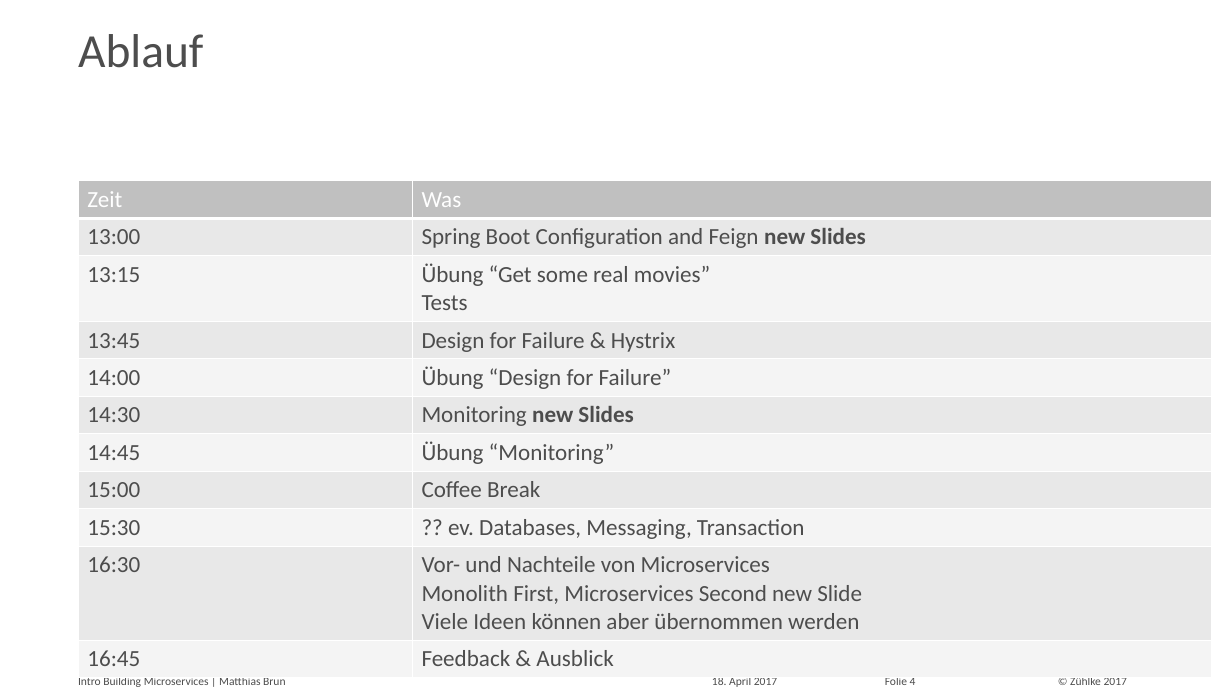
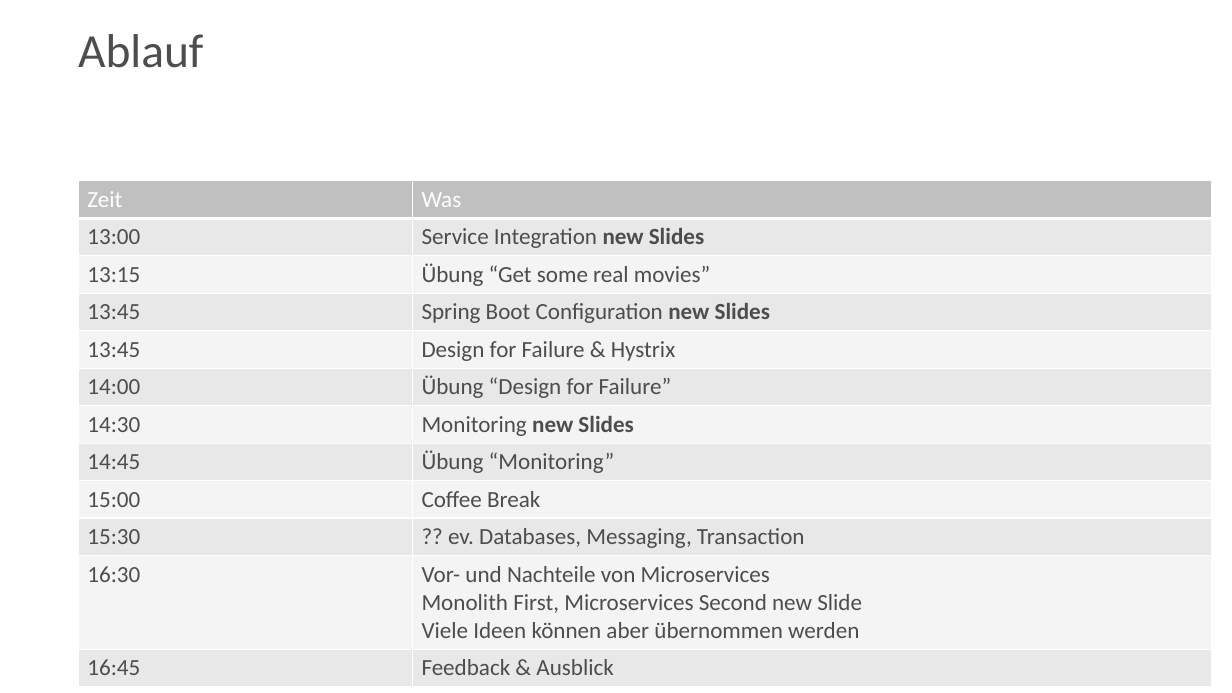
Before and after one commit to mat1/building-microservices, a slide deck: slide 4 of slides/Intro.pptx. Drawn at 1232x693 pixels with LibreOffice and Linux fonts; fonts in the diff are those of the drawing. Boxes give left, top, right and bottom in pixels: in the first picture for what was removed or moved away, otherwise in the second. Text is boxed around its words. In the diff, an @@ line names an element or a change of style, - is before the commit and + after.

```diff
--- a/slides/Intro.pptx
+++ b/slides/Intro.pptx
@@ table at [79, 181, 1213, 686] @@
-row 2: 13:00 | Spring Boot Configuration and Feign new Slides
-row 3: 13:15 | Übung “Get some real movies” / Tests
+row 2: 13:00 | Service Integration new Slides
+row 3: 13:15 | Übung “Get some real movies”
+row 4: 13:45 | Spring Boot Configuration new Slides
@@ text removed at [712, 678, 777, 687] @@
-18. April 2017
@@ page number removed at [885, 678, 916, 685] @@
-Folie 4
@@ text removed at [1070, 678, 1127, 685] @@
-© Zühlke 2017
```
Also in this commit, not shown: 5 other files.
